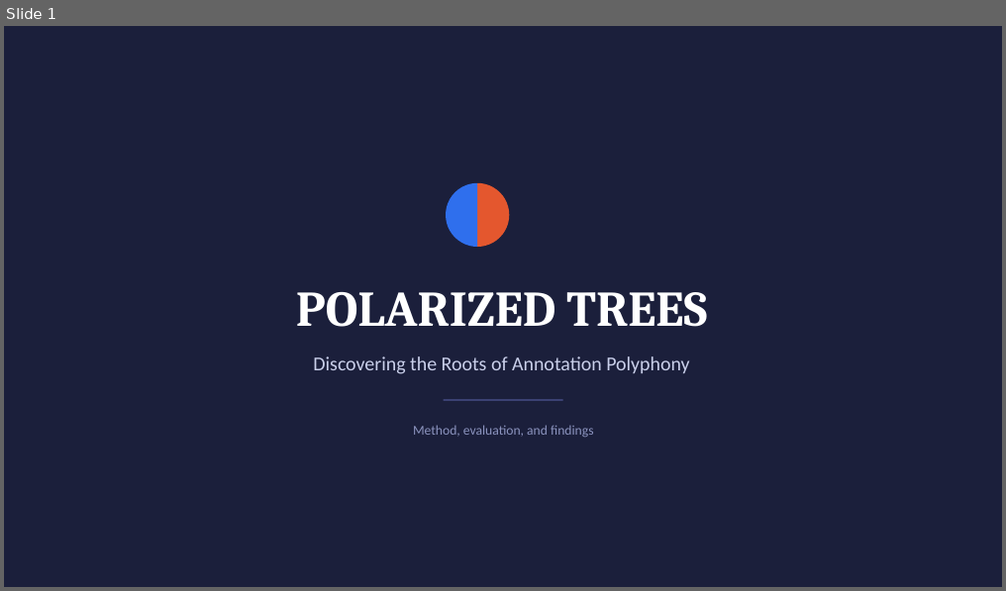
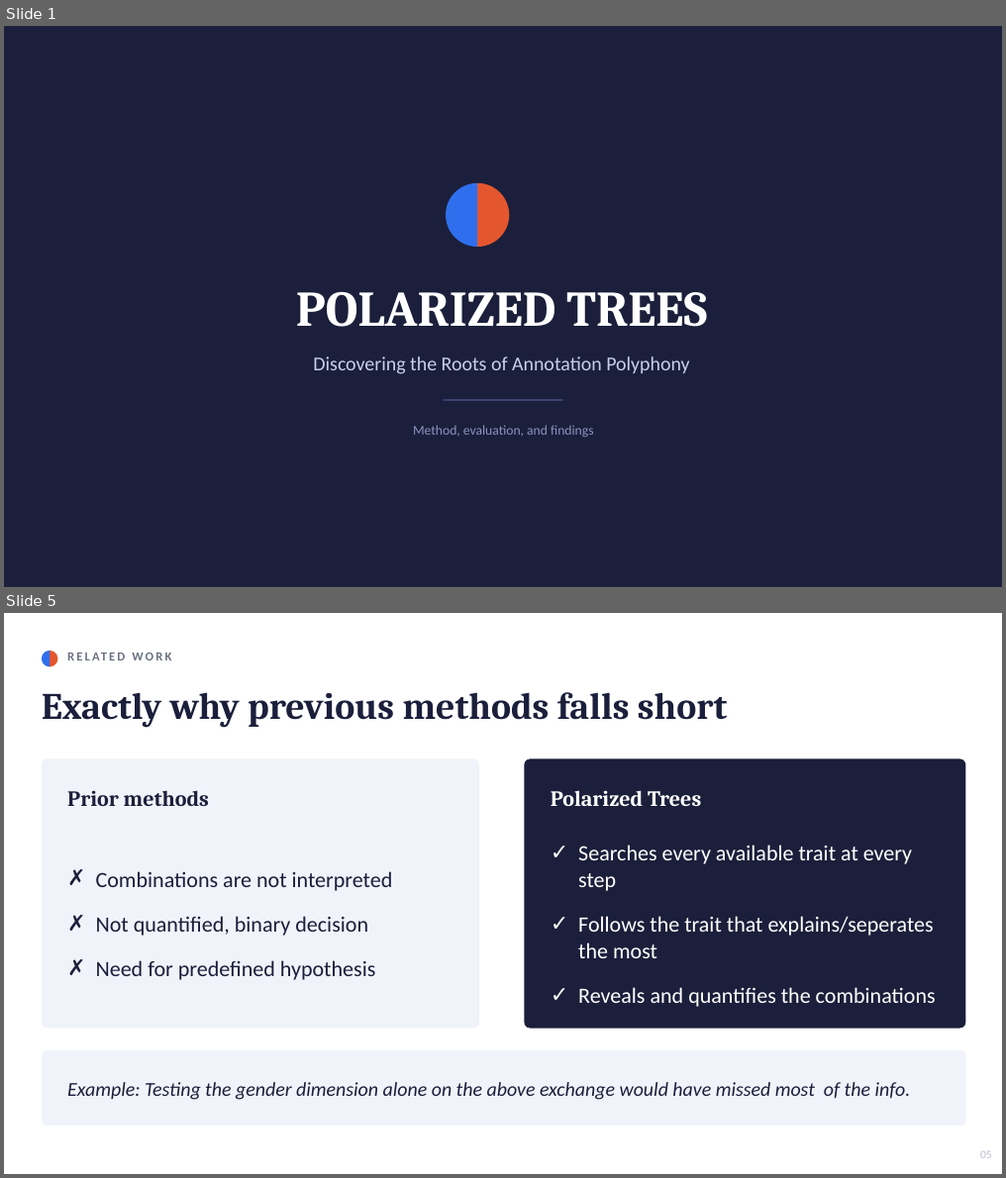
Before and after one commit to Swkratis210204/polartox, a slide deck: polarized_trees/Polarized_Trees_Presentation.pptx. Shown one above the other, each under a label of ours: slide 1 before the commit, slides 1 and 5 after it; the slides between them are not shown. The pictures are 1006x591 and 1006x1178 pixels, drawn with LibreOffice and Linux fonts; fonts in the diff are those of the drawing. Boxes give left, top, right and bottom in pixels: in the first picture for what was removed or moved away, otherwise in the second. Text is boxed around its words. In the diff, an @@ line names an element or a change of style, - is before the commit and + after.

```diff
--- a/polarized_trees/Polarized_Trees_Presentation.pptx
+++ b/polarized_trees/Polarized_Trees_Presentation.pptx
@@ slide 5 added at [4, 613, 1002, 1174], background #FFFFFF @@
@@ pie slice (boxed as its full ellipse) added at [42, 651, 57, 666], fill #E4572E @@
@@ pie slice (boxed as its full ellipse) added at [42, 651, 57, 666], fill #2F6FED @@
@@ text added at [67, 643, 742, 669], 12 pt, text #6B7280, bold @@
+RELATED WORK
@@ text added at [42, 692, 727, 728], 36 pt, text #1B1F3B, bold @@
+Exactly why previous methods falls short
@@ rounded rectangle added at [42, 759, 479, 1029], fill #F1F3FA @@
@@ rounded rectangle added at [525, 759, 966, 1029], fill #1B1F3B @@
@@ text added at [67, 790, 209, 806], 21 pt, text #1B1F3B, bold @@
+Prior methods
@@ text added at [550, 790, 701, 806], 21 pt, text #FFFFFF, bold @@
+Polarized Trees
@@ text added at [578, 845, 936, 1007], 21 pt, text #FFFFFF @@
+✓ Searches every available trait at every step
+✓ Follows the trait that explains/seperates the most
+✓ Reveals and quantifies the combinations
@@ text added at [96, 871, 393, 980], 21 pt, text #1B1F3B @@
+✗ Combinations are not interpreted
+✗ Not quantified, binary decision
+✗ Need for predefined hypothesis
@@ rounded rectangle added at [42, 1051, 966, 1126], fill #F1F3FA @@
@@ text added at [67, 1082, 911, 1100], 19 pt, text #1B1F3B, italic @@
+Example: Testing the gender dimension alone on the above exchange would have missed most of the info.
@@ text added at [980, 1152, 992, 1158], 11 pt, text #B7BCD0 @@
+05
```
Also in this commit, not shown: 10 slides changed, 2 other slides added, 2 slides removed, 1 other file.
